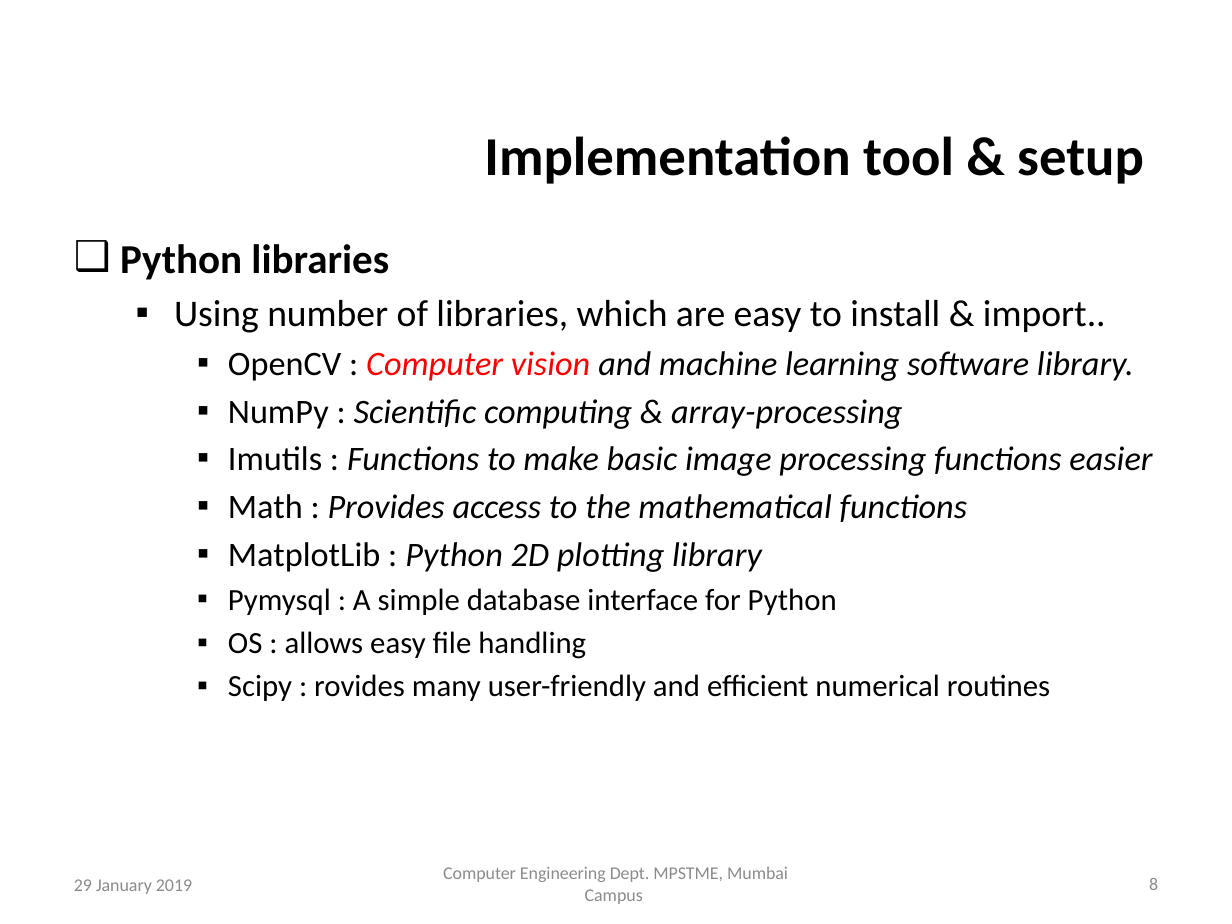
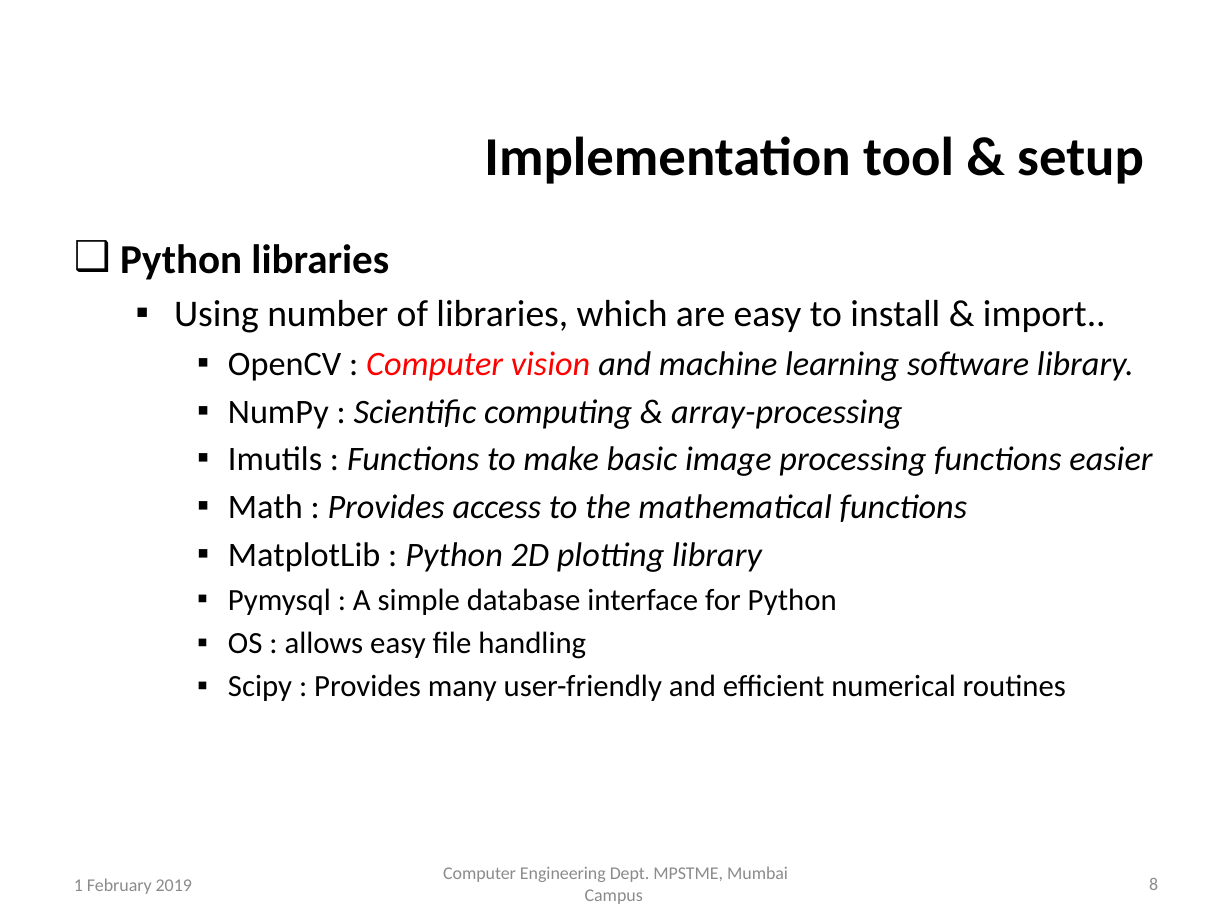
Before and after one commit to TeeeJaey/SignatureVerifier, a slide deck: slide 8 of PPT/B002_ProjectPPT.pptx. Drawn at 1232x924 pixels with LibreOffice and Linux fonts; fonts in the diff are those of the drawing; background and template pictures are left out. Boxes give left, top, right and bottom in pixels: in the first picture for what was removed or moved away, otherwise in the second. Text is boxed around its words. In the diff, an @@ line names an element or a change of style, - is before the commit and + after.

```diff
--- a/PPT/B002_ProjectPPT.pptx
+++ b/PPT/B002_ProjectPPT.pptx
@@ text at bbox=[228, 674, 1066, 701]: text changed @@
-    ▪ Scipy : rovides many user-friendly and efficient numerical routines
+    ▪ Scipy : Provides many user-friendly and efficient numerical routines
@@ text at bbox=[74, 878, 192, 894]: text changed @@
-29 January 2019
+1 February 2019
```
Also in this commit, not shown: 24 other slides changed, 1 slide removed, 5 other files.
